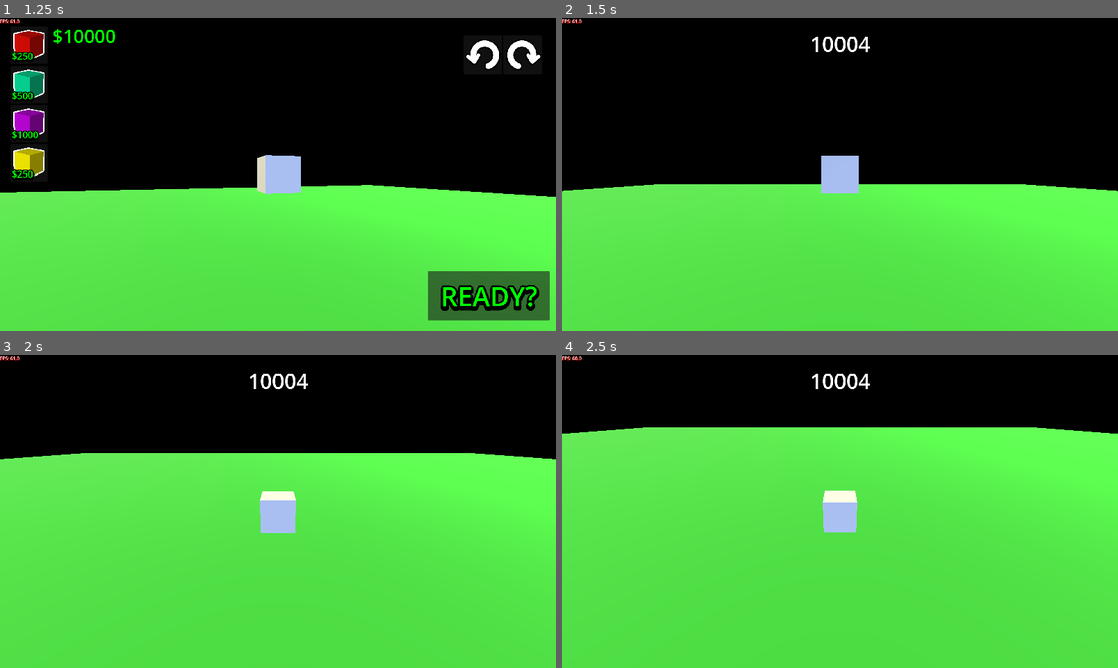
Above: before the commit, frames 1-4 (two rows, left to right).
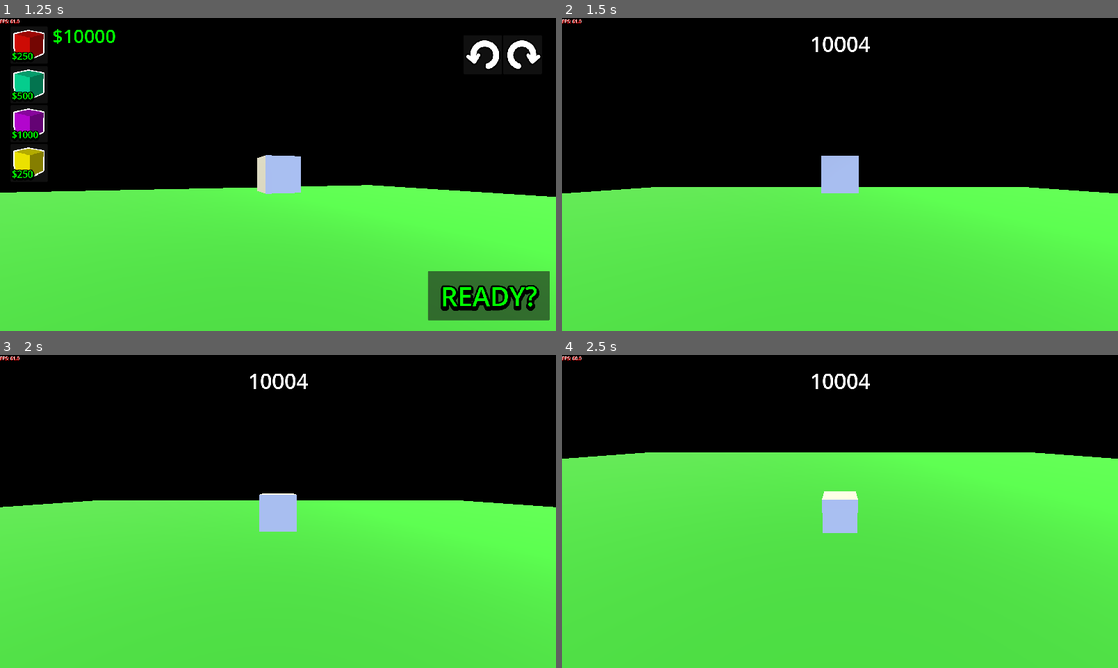
Above: after the commit, the same moments.

Repository: SuperGoon97/CAPJam2025
Game: Godot game, scene res://Scenes/Core/GameCore/game_core.tscn
Same seed, same stepped clock (60 frames per second), same inputs: the game is played once before the commit and once after it. The engine's default icon, where the game draws it, is replaced by a stand-in: a white triangle on a blue panel in a dark square.
Inputs (mouse positions are in pixels of both pictures, inside the frame that each line leads up to):
- Up to frame 1 (1.25 s): move the mouse to (400, 158) at 0.52 s; hold Right (Right) from 0.53 s (still down); click (400, 158) at 0.67 s
- Up to frame 2 (1.5 s): release Right (Right) at 1.25 s; click "READY?" at 1.25 s
- Up to frame 3 (2 s): no input
- Up to frame 4 (2.5 s): move the mouse to (728, 527) at 2.02 s; hold Down (Down) from 2.03 s (still down); click (728, 527) at 2.17 s

Frame 1 is identical in both runs. In frame 2, 0.8% of the frame differs, in the area x 0-100%, y 53-56%; in frame 3, 15%, in the area x 0-100%, y 31-57%; in frame 4, 8.1%.

Commit message:
can sell stuff tweaked gravity

Diff:
--- a/template/Scenes/Components/custom_generic_6dof_joint3d.tscn
+++ b/template/Scenes/Components/custom_generic_6dof_joint3d.tscn
@@ -4,9 +4,5 @@
 
 [node name="CustomGeneric6DofJoint3d" type="Generic6DOFJoint3D"]
 linear_limit_x/upper_distance = 0.01
-linear_limit_y/upper_distance = 0.01
-linear_limit_z/upper_distance = 0.01
-linear_spring_x/enabled = true
-linear_spring_y/enabled = true
-linear_spring_z/enabled = true
+linear_spring_x/stiffness = 0.0
 script = ExtResource("1_qnxul")
--- a/template/Scenes/GameScenes/LevelScene/game_scene_3d.tscn
+++ b/template/Scenes/GameScenes/LevelScene/game_scene_3d.tscn
@@ -75,8 +75,3 @@
 
 [node name="RocketBase" parent="." groups=["ShipRoot"] instance=ExtResource("6_t0qif")]
 transform = Transform3D(1, 0, 0, 0, 1, 0, 0, 0, 1, 0, 3.5, 0)
-mass = 1.0
-center_of_mass_mode = 0
-center_of_mass = Vector3(0, 0, 0)
-inertia = Vector3(0, 0, 0)
-angular_damp = 0.0
--- a/template/Scenes/GameScenes/RocketScenes/rocket_base.tscn
+++ b/template/Scenes/GameScenes/RocketScenes/rocket_base.tscn
@@ -1,16 +1,22 @@
-[gd_scene load_steps=5 format=3 uid="uid://vi51gqxss6t"]
+[gd_scene load_steps=7 format=3 uid="uid://vi51gqxss6t"]
 
 [ext_resource type="Script" uid="uid://g4twyce6scf3" path="res://Scripts/Game/Rocket/rocket_base.gd" id="1_dudsn"]
+[ext_resource type="Script" uid="uid://gf8ldyvmhyx4" path="res://Scripts/Game/Rocket/rocket_socket_check_area.gd" id="2_mlwr4"]
+
+[sub_resource type="PhysicsMaterial" id="PhysicsMaterial_mlwr4"]
+rough = true
 
 [sub_resource type="BoxShape3D" id="BoxShape3D_kunfd"]
 
 [sub_resource type="BoxMesh" id="BoxMesh_dudsn"]
 
 [sub_resource type="BoxShape3D" id="BoxShape3D_dudsn"]
-size = Vector3(1.1, 1.1, 1.1)
+size = Vector3(1.01, 1.01, 1.01)
 
 [node name="RocketBase" type="RigidBody3D" groups=["RocketPart"]]
 mass = 0.5
+physics_material_override = SubResource("PhysicsMaterial_mlwr4")
+gravity_scale = 0.33
 center_of_mass_mode = 1
 center_of_mass = Vector3(0, -0.1, 0)
 inertia = Vector3(100, 100, 100)
@@ -25,7 +31,7 @@
 mesh = SubResource("BoxMesh_dudsn")
 
 [node name="RocketSocketCheckArea" type="Area3D" parent="."]
-input_ray_pickable = false
+script = ExtResource("2_mlwr4")
 
 [node name="SocketCheckShape" type="CollisionShape3D" parent="RocketSocketCheckArea"]
 shape = SubResource("BoxShape3D_dudsn")
--- a/template/Scenes/GameScenes/RocketScenes/rocket_thruster_base_test.tscn
+++ b/template/Scenes/GameScenes/RocketScenes/rocket_thruster_base_test.tscn
@@ -7,7 +7,7 @@
 
 [node name="RocketThrusterBaseTest" instance=ExtResource("1_egyx3")]
 script = ExtResource("2_tertj")
-thrust_force = 1250.0
+thrust_force = 562.5
 
 [node name="MeshInstance3D" parent="." index="1"]
 material_override = ExtResource("2_o568j")
--- a/template/Scripts/Class/Bus/signal_bus.gd
+++ b/template/Scripts/Class/Bus/signal_bus.gd
@@ -11,6 +11,8 @@
 signal player_grabbed_rocket_part_from_shop(rocket_part:RocketPartResource)
 @warning_ignore("unused_signal")
 signal rocket_part_added
+@warning_ignore("unused_signal")
+signal rocket_part_sold(rocket_part:RocketBase)
 @warning_ignore("unused_signal")
 signal player_release_left_click
 @warning_ignore("unused_signal")
--- a/template/Scripts/Class/Managers/Sub Managers/build_manager.gd
+++ b/template/Scripts/Class/Managers/Sub Managers/build_manager.gd
@@ -43,6 +43,7 @@
 	GVar.signal_bus.rocket_part_added.connect(set_player_held_rocket_bit.bind(null))
 	GVar.signal_bus.player_right_click.connect(right_click_handler)
 	GVar.signal_bus.rocket_root_height_changed.connect(set_current_height)
+	GVar.signal_bus.rocket_part_sold.connect(rocket_part_sold)
 	max_score += starting_score
 	pass
 
@@ -66,8 +67,15 @@
 		current_score -= _player_held_rocket_bit.cost
 		socket_parent.add_child(new_rocket_part)
 		new_rocket_part.owner = get_tree().get_first_node_in_group("ShipRoot")
+		new_rocket_part.resource_data = _player_held_rocket_bit
 		new_rocket_part.setup(socket_parent,socket,_player_held_rocket_bit.mass)
 		GVar.signal_bus.rocket_part_added.emit()
+
+func rocket_part_sold(rocket_part:RocketBase):
+	print("sold")
+	current_score += rocket_part.resource_data.cost
+	rocket_part.call_deferred("queue_free")
+	pass
 
 func right_click_handler():
 	if _player_held_rocket_bit:
--- a/template/Scripts/Components/custom_generic_6_dof_joint_3d.gd
+++ b/template/Scripts/Components/custom_generic_6_dof_joint_3d.gd
@@ -1,4 +1,4 @@
 extends Generic6DOFJoint3D
 
-func _physics_process(_delta: float) -> void:
-	pass
+func _ready() -> void:
+	set_param_x(PARAM_LINEAR_UPPER_LIMIT,0.0)
--- a/template/Scripts/Game/Rocket/rocket_base.gd
+++ b/template/Scripts/Game/Rocket/rocket_base.gd
@@ -9,10 +9,12 @@
 var _parent:RigidBody3D = null
 var _attached_socket:RocketSocketPoint
 var _array_joints:Array[PinJoint3D]
-var _scoring_part = false
-var _launched = false
+var _scoring_part:bool = false
+var _launched:bool = false
+var do_once_sold:bool = true
+var resource_data:RocketPartResource
 @onready var rocket_collision_shape: CollisionShape3D = $RocketCollisionShape
-@onready var rocket_socket_check_area: Area3D = $RocketSocketCheckArea
+@onready var rocket_socket_check_area: RocketArea3D = $RocketSocketCheckArea
 
 func _ready() -> void:
 	if !GVar.signal_bus:
@@ -21,6 +23,8 @@
 	if is_in_group("ShipRoot"):
 		_scoring_part = true
 		GVar.signal_bus.rocket_launch.connect(set_launched)
+	else:
+		rocket_socket_check_area.area_left_clicked.connect(area_left_clicked)
 
 func set_launched():
 	_launched = true
@@ -69,5 +73,14 @@
 		socket.set_socket_enabled(false)
 	do_socket_overlap_check.emit()
 
+func area_left_clicked():
+	var children:Array[Node] = get_children()
+	for child in children:
+		if child is RocketBase:
+			return
+	if do_once_sold:
+		GVar.signal_bus.rocket_part_sold.emit(self)
+		do_once_sold = !do_once_sold
+
 func unfreeze():
 	set_deferred("freeze",false)
--- /dev/null
+++ b/template/Scripts/Game/Rocket/rocket_socket_check_area.gd
@@ -0,0 +1,10 @@
+class_name RocketArea3D extends Area3D
+
+signal area_left_clicked
+
+func _ready() -> void:
+	input_event.connect(_input_event)
+
+func _input_event(_camera:Node,_event:InputEvent,_event_position:Vector3,_normal:Vector3,_shape_idx:int):
+	if _event is InputEventMouseButton and _event.is_released() and _event.button_index == 1:
+		area_left_clicked.emit()
--- a/template/Scripts/Game/Rocket/rocket_socket_point.gd
+++ b/template/Scripts/Game/Rocket/rocket_socket_point.gd
@@ -13,6 +13,7 @@
 	GVar.signal_bus.rocket_part_added.connect(_request_visibility_change.bind(false))
 	GVar.signal_bus.player_right_click.connect(_request_visibility_change.bind(false))
 	GVar.signal_bus.player_release_left_click.connect(_request_visibility_change.bind(false))
+	GVar.signal_bus.rocket_part_sold.connect(_overlap_check)
 	_request_visibility_change(false)
 	var rocket_parent:RocketBase = get_parent()
 	rocket_parent.do_socket_overlap_check.connect(_overlap_check)
@@ -37,11 +38,16 @@
 func _player_grabbed_rocket_part_from_shop(_args):
 	_request_visibility_change(true)
 
-func _overlap_check():
+func _overlap_check(..._args):
+	rocket_socket_area_3d.set_deferred("monitoring",true)
+	rocket_socket_area_3d.set_deferred("monitorable",true)
+	await get_tree().physics_frame
 	var overlapping_areas:Array[Area3D] = rocket_socket_area_3d.get_overlapping_areas()
 	for area in overlapping_areas:
 		if area.get_parent() is RocketBase and area.get_parent() != get_parent():
 			if _socket_enabled:
+				rocket_socket_area_3d.set_deferred("monitoring",false)
+				rocket_socket_area_3d.set_deferred("monitorable",false)
 				set_socket_enabled(false)
 				return
 	if !_socket_enabled:
@@ -50,13 +56,11 @@
 func set_socket_enabled(state:bool):
 	_socket_enabled = state
 	if state == true:
-		visible = true
 		set_area_monitor_state(true)
 		if !rocket_socket_area_3d.mouse_entered.is_connected(_on_mouse_entered_area):
 			rocket_socket_area_3d.mouse_entered.connect(_on_mouse_entered_area)
 			rocket_socket_area_3d.mouse_exited.connect(_on_mouse_exited_area)
 	else:
-		visible = false
 		set_area_monitor_state(false)
 		if rocket_socket_area_3d.mouse_entered.is_connected(_on_mouse_entered_area):
 			rocket_socket_area_3d.mouse_entered.disconnect(_on_mouse_entered_area)
Not shown, added: template/Scripts/Game/Rocket/rocket_socket_check_area.gd.uid
Not shown, changed: .gitignore
